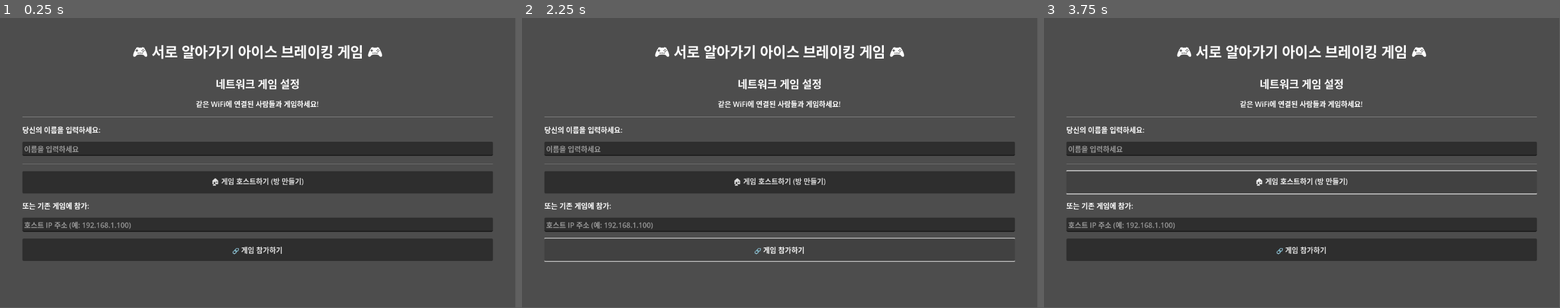
Above: before the commit, frames 1-3 (left to right).
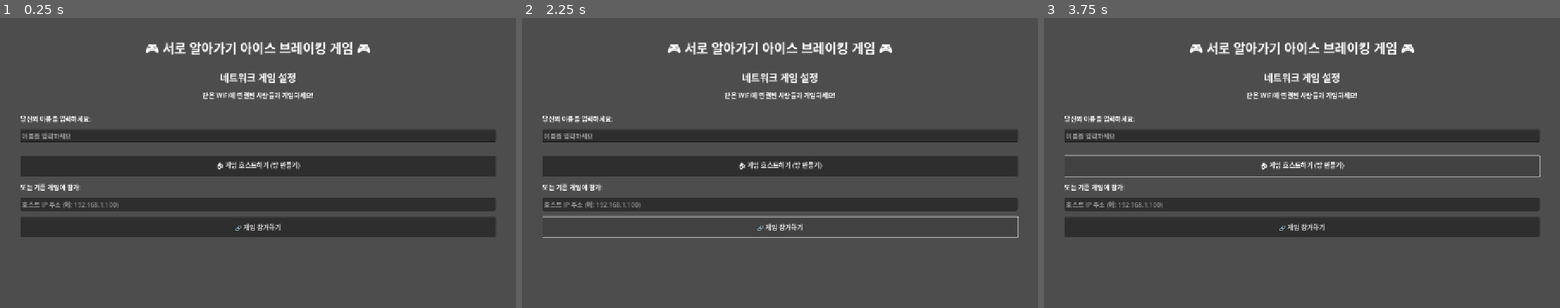
Above: after the commit, the same moments.

Repository: WayneKim92/icebreaker
Game: Godot game, scene res://main.tscn
Same seed, same stepped clock (60 frames per second), same inputs: the game is played once before the commit and once after it.
Inputs:
- Up to frame 1 (0.25 s): no input
- Up to frame 2 (2.25 s): click "🏠 게임 호스트하기 (방 만들기)" at 0.5 s; click "🏠 게임 호스트하기 (방 만들기)" at 1.25 s; click "🔗 게임 참가하기" at 2 s
- Up to frame 3 (3.75 s): click "🔗 게임 참가하기" at 2.75 s; click "🏠 게임 호스트하기 (방 만들기)" at 3.5 s
In our replay, the window is 799x449 before the commit and 800x450 after it. These sizes can differ from the game's own. Grey fills any space a smaller window leaves; there, only what the larger window draws over its background counts as a difference.

The runs differ from the first frame. In frame 1, 34% of the frame differs, in the area x 4-96%, y 8-84%; in frame 2, 27%; in frame 3, 26%.

Commit message:
feat: 화면 늘리는 방식 변경

Diff:
--- a/main.gd
+++ b/main.gd
@@ -35,10 +35,68 @@
 var game_scroll_container
 var result_scroll_container
 
+# 반응형 UI를 위한 기본 화면 크기
+var base_screen_size = Vector2(1280, 720)
+var current_scale_factor = 1.0
+
 func _ready():
 	setup_network()
 	setup_ui()
 	start_game()
+
+	# 화면 크기 변경 감지
+	get_viewport().size_changed.connect(_on_viewport_size_changed)
+	_on_viewport_size_changed()  # 초기 크기 계산
+
+func _on_viewport_size_changed():
+	var viewport_size = get_viewport().get_visible_rect().size
+	var scale_x = viewport_size.x / base_screen_size.x
+	var scale_y = viewport_size.y / base_screen_size.y
+	current_scale_factor = min(scale_x, scale_y)
+
+	# 최소/최대 스케일 제한
+	current_scale_factor = clamp(current_scale_factor, 0.5, 3.0)
+
+	print("화면 크기 변경됨: ", viewport_size, " 스케일 팩터: ", current_scale_factor)
+
+	# 기존 UI 요소들의 폰트 크기 업데이트
+	update_all_font_sizes()
+
+func get_scaled_font_size(base_size: int) -> int:
+	return int(base_size * current_scale_factor)
+
+func update_all_font_sizes():
+	# 제목 라벨 업데이트
+	if title_label:
+		title_label.add_theme_font_size_override("font_size", get_scaled_font_size(32))
+
+	# 모든 컨테이너의 라벨들과 버튼들을 재귀적으로 업데이트
+	update_container_font_sizes(input_container)
+	update_container_font_sizes(game_container)
+	update_container_font_sizes(result_container)
+
+func update_container_font_sizes(container: Node):
+	if not container:
+		return
+
+	for child in container.get_children():
+		if child is Label:
+			# 라벨의 현재 폰트 크기를 기준으로 스케일링
+			var current_size = child.get_theme_font_size("font_size")
+			if current_size > 0:
+				# 기본 크기를 추정하여 스케일링
+				var base_size = current_size / current_scale_factor if current_scale_factor > 0 else current_size
+				child.add_theme_font_size_override("font_size", get_scaled_font_size(int(base_size)))
+		elif child is Button:
+			# 버튼의 폰트 크기도 업데이트
+			var current_size = child.get_theme_font_size("font_size")
+			if current_size > 0:
+				var base_size = current_size / current_scale_factor if current_scale_factor > 0 else current_size
+				child.add_theme_font_size_override("font_size", get_scaled_font_size(int(base_size)))
+
+		# 재귀적으로 자식 노드들도 처리
+		if child.get_child_count() > 0:
+			update_container_font_sizes(child)
 
 func setup_network():
 	# 네트워크 매니저 로드
@@ -65,7 +123,7 @@
 	title_label = Label.new()
 	title_label.text = "🎮 서로 알아가기 아이스 브레이킹 게임 🎮"
 	title_label.horizontal_alignment = HORIZONTAL_ALIGNMENT_CENTER
-	title_label.add_theme_font_size_override("font_size", 32)
+	title_label.add_theme_font_size_override("font_size", get_scaled_font_size(32))
 	ui_container.add_child(title_label)
 
 	# 스크롤 컨테이너 추가
@@ -121,7 +179,7 @@
 	var instruction = Label.new()
 	instruction.text = "네트워크 게임 설정"
 	instruction.horizontal_alignment = HORIZONTAL_ALIGNMENT_CENTER
-	instruction.add_theme_font_size_override("font_size", 24)
+	instruction.add_theme_font_size_override("font_size", get_scaled_font_size(24))
 	input_container.add_child(instruction)
 
 	var info_label = Label.new()
@@ -215,7 +273,7 @@
 		var ip_info = Label.new()
 		ip_info.text = "다른 플레이어들에게 알려줄 IP: %s" % network_manager.get_local_ip()
 		ip_info.horizontal_alignment = HORIZONTAL_ALIGNMENT_CENTER
-		ip_info.add_theme_font_size_override("font_size", 16)
+		ip_info.add_theme_font_size_override("font_size", get_scaled_font_size(16))
 		ip_info.add_theme_color_override("font_color", Color.BLUE)
 		input_container.add_child(title)
 		input_container.add_child(ip_info)
@@ -224,13 +282,13 @@
 		input_container.add_child(title)
 
 	title.horizontal_alignment = HORIZONTAL_ALIGNMENT_CENTER
-	title.add_theme_font_size_override("font_size", 24)
+	title.add_theme_font_size_override("font_size", get_scaled_font_size(24))
 
 	input_container.add_child(HSeparator.new())
 
 	var players_label = Label.new()
 	players_label.text = "연결된 플레이어들:"
-	players_label.add_theme_font_size_override("font_size", 18)
+	players_label.add_theme_font_size_override("font_size", get_scaled_font_size(18))
 	input_container.add_child(players_label)
 
 	# 플레이어 목록 컨테이너 (동적으로 업데이트됨)
@@ -355,7 +413,7 @@
 	var instruction = Label.new()
 	instruction.text = "%s님, 자신에 대한 질문과 답변을 3개 입력해주세요!" % my_player_name
 	instruction.horizontal_alignment = HORIZONTAL_ALIGNMENT_CENTER
-	instruction.add_theme_font_size_override("font_size", 18)
+	instruction.add_theme_font_size_override("font_size", get_scaled_font_size(18))
 	input_container.add_child(instruction)
 
 	var sub_instruction = Label.new()
@@ -377,7 +435,7 @@
 
 		var q_label = Label.new()
 		q_label.text = "질문 %d:" % (i + 1)
-		q_label.add_theme_font_size_override("font_size", 16)
+		q_label.add_theme_font_size_override("font_size", get_scaled_font_size(16))
 		qna_container.add_child(q_label)
 
 		var question_input = LineEdit.new()
@@ -388,7 +446,7 @@
 
 		var a_label = Label.new()
 		a_label.text = "답변:"
-		a_label.add_theme_font_size_override("font_size", 16)
+		a_label.add_theme_font_size_override("font_size", get_scaled_font_size(16))
 		qna_container.add_child(a_label)
 
 		var answer_input = LineEdit.new()
@@ -414,7 +472,7 @@
 	submit_button.text = "📝 질문 제출하기"
 	submit_button.custom_minimum_size.x = 250
 	submit_button.custom_minimum_size.y = 50
-	submit_button.add_theme_font_size_override("font_size", 18)
+	submit_button.add_theme_font_size_override("font_size", get_scaled_font_size(18))
 	submit_button.pressed.connect(_on_submit_questions.bind(qna_inputs))
 	input_container.add_child(submit_button)
 
@@ -502,7 +560,7 @@
 	var question_label = Label.new()
 	question_label.text = "질문 %d/%d: %s" % [current_question_index + 1, all_questions.size(), current_qna["question"]]
 	question_label.horizontal_alignment = HORIZONTAL_ALIGNMENT_CENTER
-	question_label.add_theme_font_size_override("font_size", 24)
+	question_label.add_theme_font_size_override("font_size", get_scaled_font_size(24))
 	question_label.autowrap_mode = TextServer.AUTOWRAP_WORD_SMART
 	game_container.add_child(question_label)
 
@@ -510,7 +568,7 @@
 	var answer_label = Label.new()
 	answer_label.text = "답변: %s" % current_qna["answer"]
 	answer_label.horizontal_alignment = HORIZONTAL_ALIGNMENT_CENTER
-	answer_label.add_theme_font_size_override("font_size", 20)
+	answer_label.add_theme_font_size_override("font_size", get_scaled_font_size(20))
 	answer_label.autowrap_mode = TextServer.AUTOWRAP_WORD_SMART
 	game_container.add_child(answer_label)
 
@@ -571,7 +629,7 @@
 	var result_label = Label.new()
 	result_label.text = "정답: %s" % correct_player
 	result_label.horizontal_alignment = HORIZONTAL_ALIGNMENT_CENTER
-	result_label.add_theme_font_size_override("font_size", 28)
+	result_label.add_theme_font_size_override("font_size", get_scaled_font_size(28))
 	game_container.add_child(result_label)
 
 	# 내 답변 결과
@@ -645,14 +703,14 @@
 	var title = Label.new()
 	title.text = "🏆 게임 종료! 최종 결과 🏆"
 	title.horizontal_alignment = HORIZONTAL_ALIGNMENT_CENTER
-	title.add_theme_font_size_override("font_size", 32)
+	title.add_theme_font_size_override("font_size", get_scaled_font_size(32))
 	result_container.add_child(title)
 
 	# 내 최종 점수
 	var my_score_label = Label.new()
 	my_score_label.text = "내 최종 점수: %d점" % player_scores[my_player_name]
 	my_score_label.horizontal_alignment = HORIZONTAL_ALIGNMENT_CENTER
-	my_score_label.add_theme_font_size_override("font_size", 24)
+	my_score_label.add_theme_font_size_override("font_size", get_scaled_font_size(24))
 	my_score_label.add_theme_color_override("font_color", Color.BLUE)
 	result_container.add_child(my_score_label)
 
@@ -662,7 +720,7 @@
 	var all_scores_title = Label.new()
 	all_scores_title.text = "📊 모든 플레이어 점수"
 	all_scores_title.horizontal_alignment = HORIZONTAL_ALIGNMENT_CENTER
-	all_scores_title.add_theme_font_size_override("font_size", 20)
+	all_scores_title.add_theme_font_size_override("font_size", get_scaled_font_size(20))
 	result_container.add_child(all_scores_title)
 
 	# 점수 목록 컨테이너 (동적으로 업데이트됨)
@@ -762,7 +820,7 @@
 		var rank_label = Label.new()
 		rank_label.text = rank_text
 		rank_label.horizontal_alignment = HORIZONTAL_ALIGNMENT_CENTER
-		rank_label.add_theme_font_size_override("font_size", 18)
+		rank_label.add_theme_font_size_override("font_size", get_scaled_font_size(18))
 		rank_label.add_theme_color_override("font_color", rank_color)
 
 		# 자신의 점수는 배경색으로 강조
--- a/main.tscn
+++ b/main.tscn
@@ -4,6 +4,7 @@
 
 [node name="Main" type="Control"]
 layout_mode = 3
+anchors_preset = 15
 anchor_right = 1.0
 anchor_bottom = 1.0
 offset_left = 50.0
--- a/project.godot
+++ b/project.godot
@@ -16,6 +16,14 @@
 boot_splash/image="uid://wsqgc1w1boex"
 config/icon="uid://wsqgc1w1boex"
 
+[display]
+
+window/size/viewport_width=1280
+window/size/viewport_height=720
+window/size/resizable=true
+window/stretch/mode="canvas_items"
+window/stretch/aspect="expand"
+
 [rendering]
 
 renderer/rendering_method="gl_compatibility"
